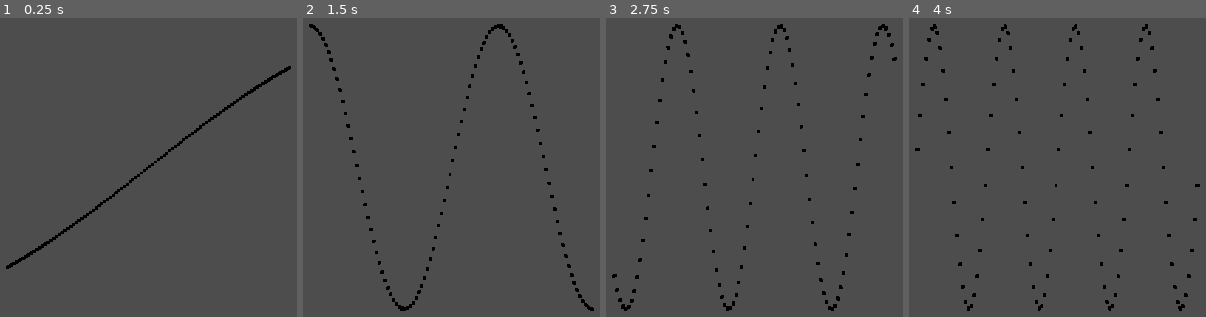
Above: before the commit, frames 1-4 (left to right).
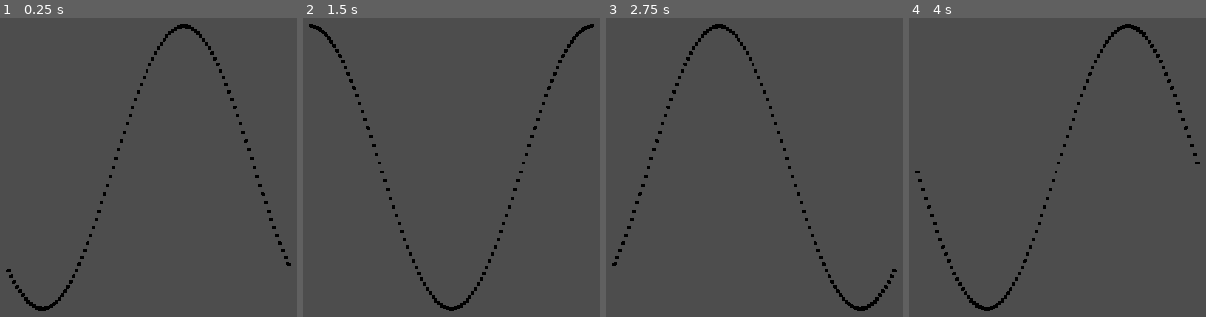
Above: after the commit, the same moments.

Repository: LoganTylerPatterson/GodotMadHouse
Game: Godot game, scene res://node_3d.tscn
Two runs of this game, one before a commit and one after it. Both use one fixed random seed, a clock stepped at 60 frames per second and the inputs below.
Inputs:
- Up to frame 1 (0.25 s): no input
- Up to frame 2 (1.5 s): no input
- Up to frame 3 (2.75 s): no input
- Up to frame 4 (4 s): no input

The runs differ from the first frame. In frame 1, 2.5% of the frame differs, in the area x 2-98%, y 2-98%; in frame 2, 2.6%; in frame 3, 2.7%; in frame 4, 2.7%.

Commit message:
sexy-sin-wave

Diff:
--- a/actual_graph/graph.gd
+++ b/actual_graph/graph.gd
@@ -27,5 +27,5 @@
 	time += delta
 	for point in points:
 		position = point.position
-		position.y = sin(PI * (position.x * time))
+		position.y = sin(PI * (position.x + time))
 		point.position = position
